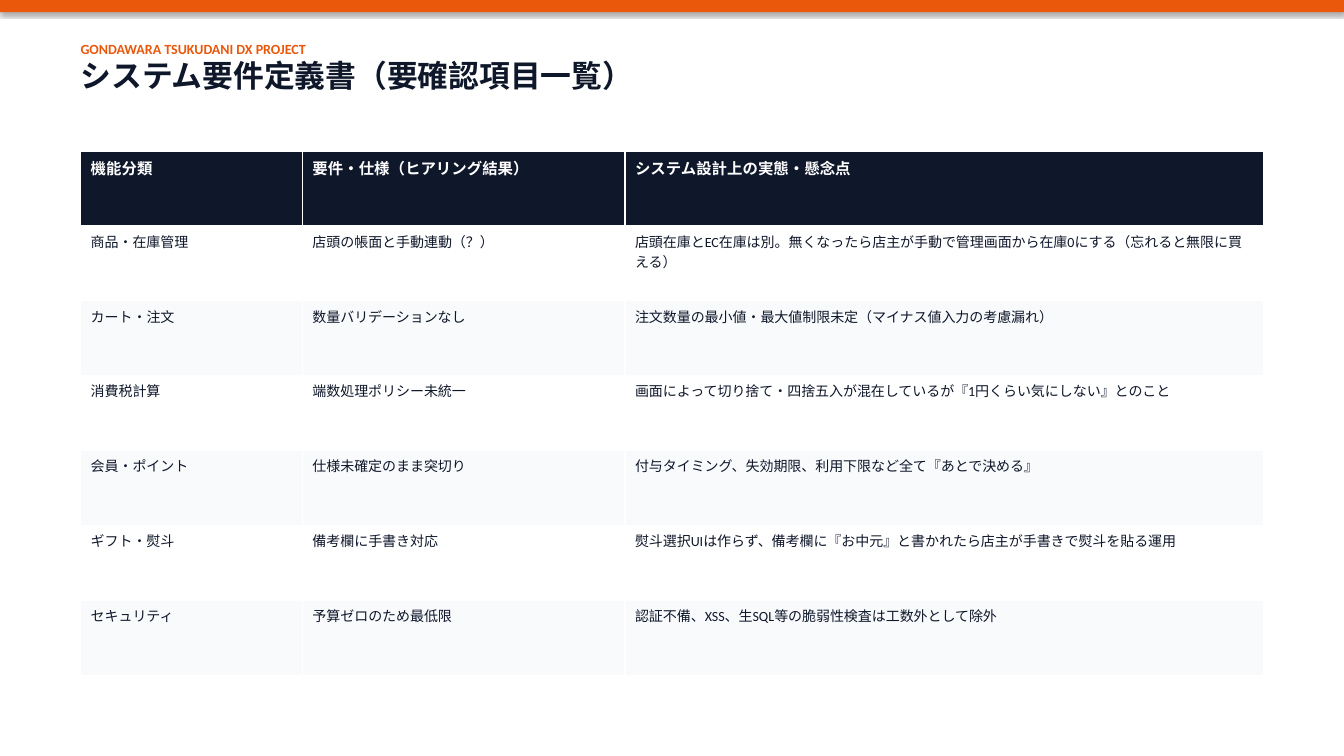
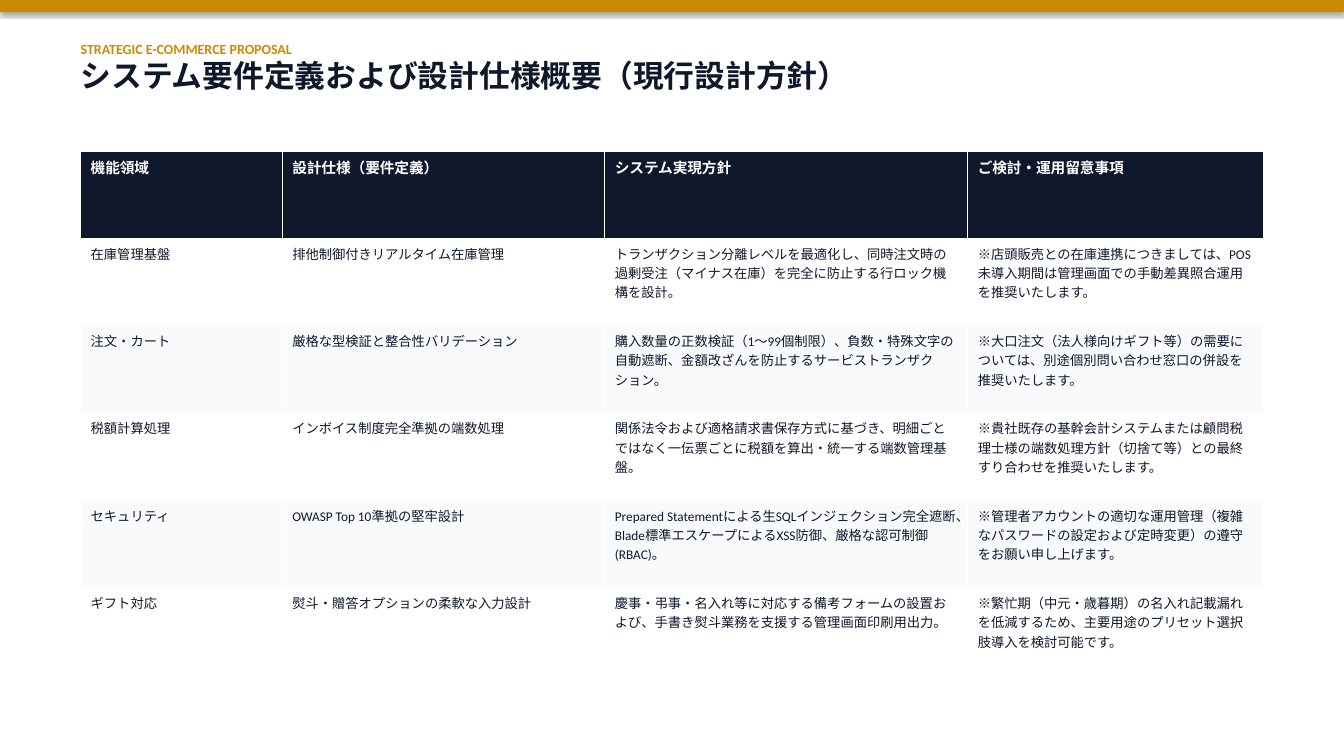
Before and after one commit to umberbyte/gondawaraStore, a slide deck: slide 4 of docs/planning/gondawara_dx_proposal.pptx. Drawn at 1344x756 pixels with LibreOffice and Linux fonts; fonts in the diff are those of the drawing. Boxes give left, top, right and bottom in pixels: in the first picture for what was removed or moved away, otherwise in the second. Text is boxed around its words. In the diff, an @@ line names an element or a change of style, - is before the commit and + after.

Commit message:
feat: 企画書を顧客提示用（建前）と社内メモ用（本音）の二系統に再編
- 顧客提示用 (gondawara_dx_proposal.pptx / presentation.html): 企画側の拡大解釈・OWASP/インボイス準拠のまともな設計・絶妙に破綻するアジャイルスケジュール
- 社内検討用 (gondawara_dx_internal_memo.pptx / internal_presentation.html): 店主の居酒屋生声と手抜き方針メモ
- 三層構造（建前・本音・現実）の教育的意義を EDUCATIONAL_DESIGN.md と README.md に追記

```diff
--- a/docs/planning/gondawara_dx_proposal.pptx
+++ b/docs/planning/gondawara_dx_proposal.pptx
@@ rectangle at (x1=0, y1=0, x2=1344, y2=12): fill #EA580C to #CA8A04 @@
@@ text at (x1=81, y1=44, x2=849, y2=90): text changed; text colour #EA580C to #CA8A04 @@
-GONDAWARA TSUKUDANI DX PROJECT
-システム要件定義書（要確認項目一覧）
+STRATEGIC E-COMMERCE PROPOSAL
+システム要件定義および設計仕様概要（現行設計方針）
@@ table at (x1=81, y1=151, x2=1263, y2=676) @@
-機能分類 | 要件・仕様（ヒアリング結果） | システム設計上の実態・懸念点
-商品・在庫管理 | 店頭の帳面と手動連動（？） | 店頭在庫とEC在庫は別。無くなったら店主が手動で管理画面から在庫0にする（忘れると無限に買える）
-カート・注文 | 数量バリデーションなし | 注文数量の最小値・最大値制限未定（マイナス値入力の考慮漏れ）
-消費税計算 | 端数処理ポリシー未統一 | 画面によって切り捨て・四捨五入が混在しているが『1円くらい気にしない』とのこと
-会員・ポイント | 仕様未確定のまま突切り | 付与タイミング、失効期限、利用下限など全て『あとで決める』
-ギフト・熨斗 | 備考欄に手書き対応 | 熨斗選択UIは作らず、備考欄に『お中元』と書かれたら店主が手書きで熨斗を貼る運用
-セキュリティ | 予算ゼロのため最低限 | 認証不備、XSS、生SQL等の脆弱性検査は工数外として除外
+機能領域 | 設計仕様（要件定義） | システム実現方針 | ご検討・運用留意事項
+在庫管理基盤 | 排他制御付きリアルタイム在庫管理 | トランザクション分離レベルを最適化し、同時注文時の過剰受注（マイナス在庫）を完全に防止する行ロック機構を設計。 | ※店頭販売との在庫連携につきましては、POS未導入期間は管理画面での手動差異照合運用を推奨いたします。
+注文・カート | 厳格な型検証と整合性バリデーション | 購入数量の正数検証（1〜99個制限）、負数・特殊文字の自動遮断、金額改ざんを防止するサービストランザクション。 | ※大口注文（法人様向けギフト等）の需要については、別途個別問い合わせ窓口の併設を推奨いたします。
+税額計算処理 | インボイス制度完全準拠の端数処理 | 関係法令および適格請求書保存方式に基づき、明細ごとではなく一伝票ごとに税額を算出・統一する端数管理基盤。 | ※貴社既存の基幹会計システムまたは顧問税理士様の端数処理方針（切捨て等）との最終すり合わせを推奨いたします。
+セキュリティ | OWASP Top 10準拠の堅牢設計 | Prepared Statementによる生SQLインジェクション完全遮断、Blade標準エスケープによるXSS防御、厳格な認可制御(RBAC)。 | ※管理者アカウントの適切な運用管理（複雑なパスワードの設定および定時変更）の遵守をお願い申し上げます。
+ギフト対応 | 熨斗・贈答オプションの柔軟な入力設計 | 慶事・弔事・名入れ等に対応する備考フォームの設置および、手書き熨斗業務を支援する管理画面印刷用出力。 | ※繁忙期（中元・歳暮期）の名入れ記載漏れを低減するため、主要用途のプリセット選択肢導入を検討可能です。
```
Also in this commit, not shown: 4 other slides changed, 1 slide added, 1 slide removed, 7 other files.
